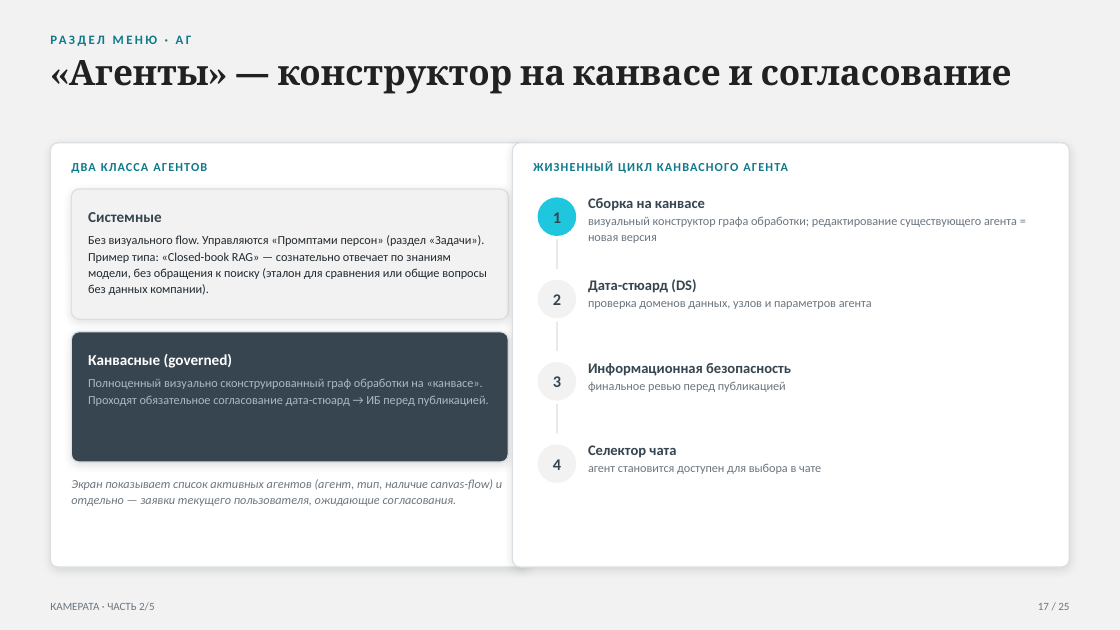
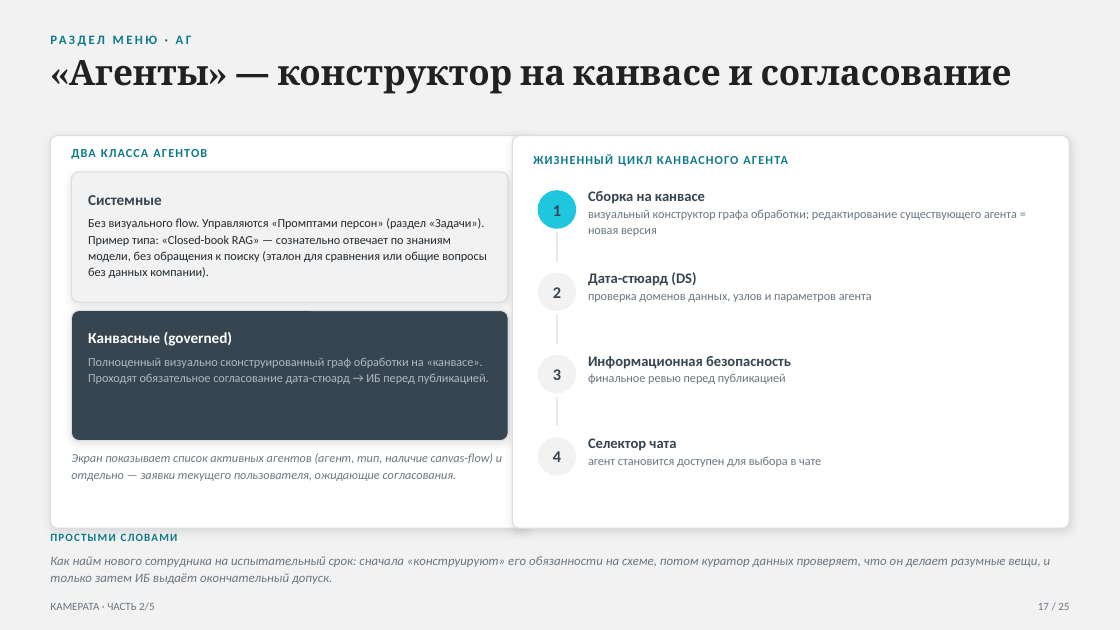
Before and after one commit to vladilslavandrosov-prog/job-RAG, a slide deck: slide 17 of docs/presentations/02-platforma-arhitektura.pptx. Drawn at 1120x630 pixels with LibreOffice and Linux fonts; fonts in the diff are those of the drawing. Boxes give left, top, right and bottom in pixels: in the first picture for what was removed or moved away, otherwise in the second. Text is boxed around its words. In the diff, an @@ line names an element or a change of style, - is before the commit and + after.

```diff
--- a/docs/presentations/02-platforma-arhitektura.pptx
+++ b/docs/presentations/02-platforma-arhitektura.pptx
@@ rounded rectangle: place and size @@
-rounded rectangle at <box>50,143,529,567</box>
+rounded rectangle at <box>50,135,529,528</box>
@@ rounded rectangle: place and size @@
-rounded rectangle at <box>513,143,1070,567</box>
+rounded rectangle at <box>513,135,1070,528</box>
@@ 3 texts, 1 rounded rectangle: place and size @@
-3 texts, 1 rounded rectangle at <box>71,163,508,319</box>
+3 texts, 1 rounded rectangle at <box>71,149,508,302</box>
@@ 6 texts, 3 ellipses, 2 lines: place and size @@
-6 texts, 3 ellipses, 2 lines at <box>538,197,1017,483</box>
+6 texts, 3 ellipses, 2 lines at <box>538,190,1017,476</box>
@@ 2 texts, 1 rounded rectangle: place and size @@
-2 texts, 1 rounded rectangle at <box>71,332,508,462</box>
+2 texts, 1 rounded rectangle at <box>71,311,508,441</box>
@@ 3 texts, 1 ellipse, 1 line: place and size @@
-3 texts, 1 ellipse, 1 line at <box>533,161,791,392</box>
+3 texts, 1 ellipse, 1 line at <box>533,154,791,384</box>
@@ text "Экран показывает список активных агентов ...": place and size @@
-text "Экран показывает список активных агентов ..." at <box>71,479,502,506</box>
+text "Экран показывает список активных агентов ..." at <box>71,453,502,481</box>
@@ text added at <box>50,531,1070,548</box>, 9.5 pt, text #0E7A8C, bold @@
+ПРОСТЫМИ СЛОВАМИ
@@ text added at <box>50,556,1051,584</box>, 11 pt, text #6B7680, italic @@
+Как найм нового сотрудника на испытательный срок: сначала «конструируют» его обязанности на схеме, потом куратор данных проверяет, что он делает разумные вещи, и только затем ИБ выдаёт окончательный допуск.
```
Also in this commit, not shown: 10 other slides changed.
